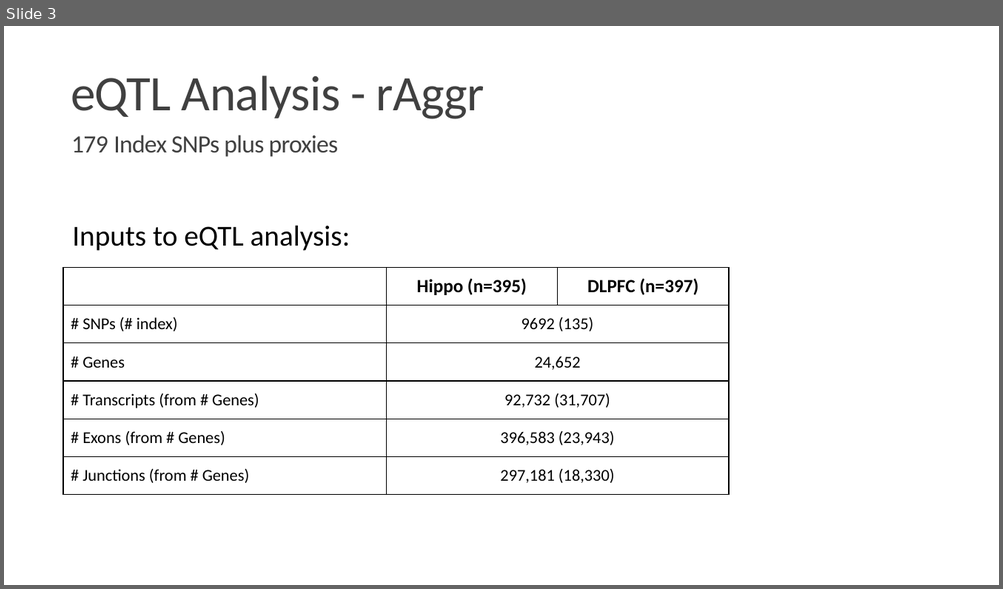
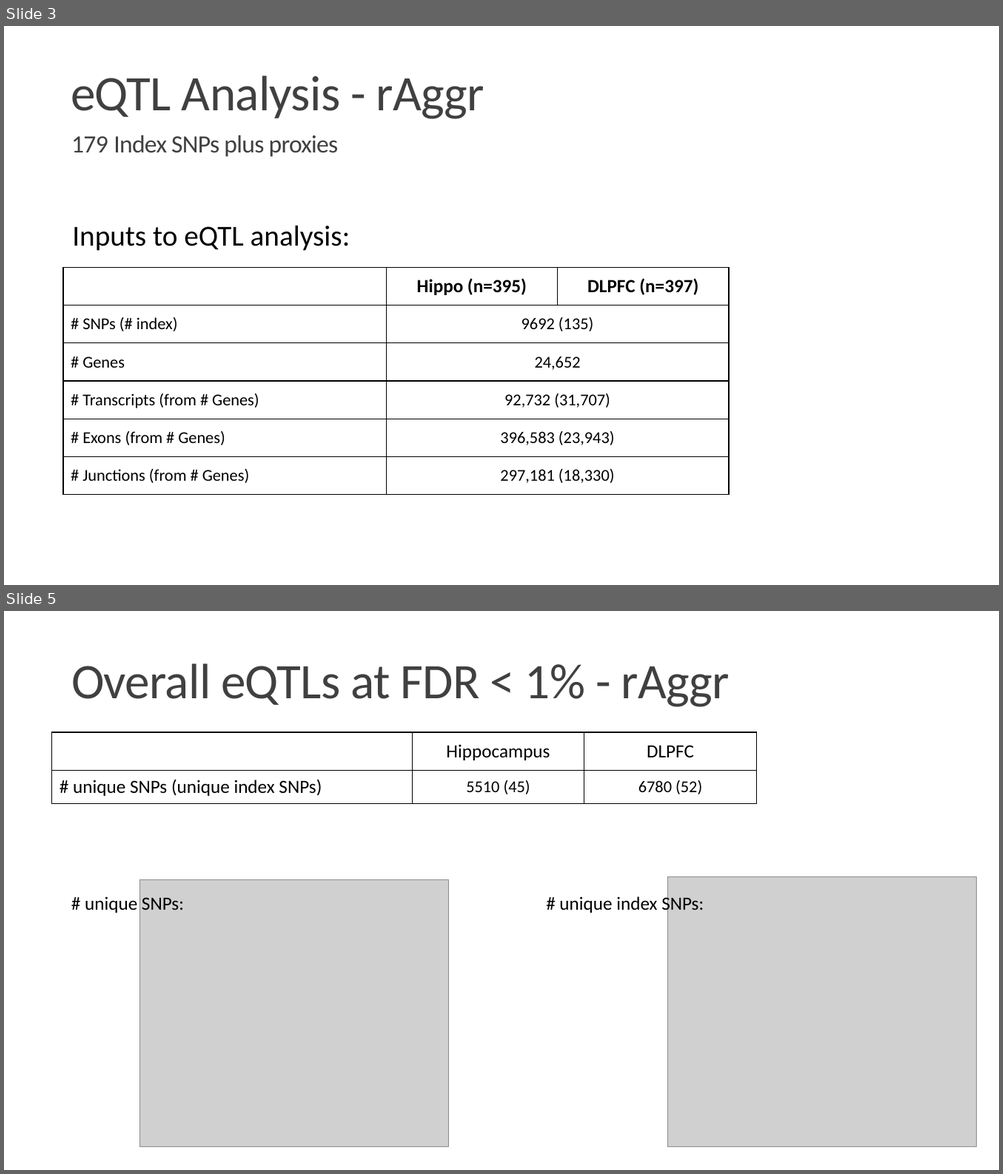
Before and after one commit to LieberInstitute/brainseq_phase2, a slide deck: eQTL_GWAS_riskSNPs/raggr_results_tables.pptx. Shown one above the other, each under a label of ours: slide 3 before the commit, slides 3 and 5 after it; the slides between them are not shown. The pictures are 1003x589 and 1003x1174 pixels, drawn with LibreOffice and Linux fonts; fonts in the diff are those of the drawing; grey boxes stand for pictures. Boxes give left, top, right and bottom in pixels: in the first picture for what was removed or moved away, otherwise in the second. Text is boxed around its words. In the diff, an @@ line names an element or a change of style, - is before the commit and + after.

Commit message:
Add venn diagrams and table to powerpoint

```diff
--- a/eQTL_GWAS_riskSNPs/raggr_results_tables.pptx
+++ b/eQTL_GWAS_riskSNPs/raggr_results_tables.pptx
@@ slide 5 added at (x1=4, y1=611, x2=999, y2=1170), background #FFFFFF @@
@@ title added at (x1=71, y1=664, x2=729, y2=707), 48 pt, text #404040 @@
+Overall eQTLs at FDR < 1% - rAggr
@@ table added at (x1=52, y1=732, x2=757, y2=804), 2 rows, 3 columns @@
+ | Hippocampus | DLPFC
+# unique SNPs (unique index SNPs) | 5510 (45) | 6780 (52)
@@ picture added at (x1=668, y1=877, x2=977, y2=1147) @@
@@ text added at (x1=85, y1=897, x2=184, y2=913), 18 pt, text #000000 @@
+# unique SNPs:
@@ picture added at (x1=141, y1=880, x2=449, y2=1147) @@
@@ text added at (x1=559, y1=895, x2=703, y2=915), 18 pt, text #000000 @@
+# unique index SNPs:
```
Also in this commit, not shown: 1 slide changed, 2 other slides added, 7 other files.
